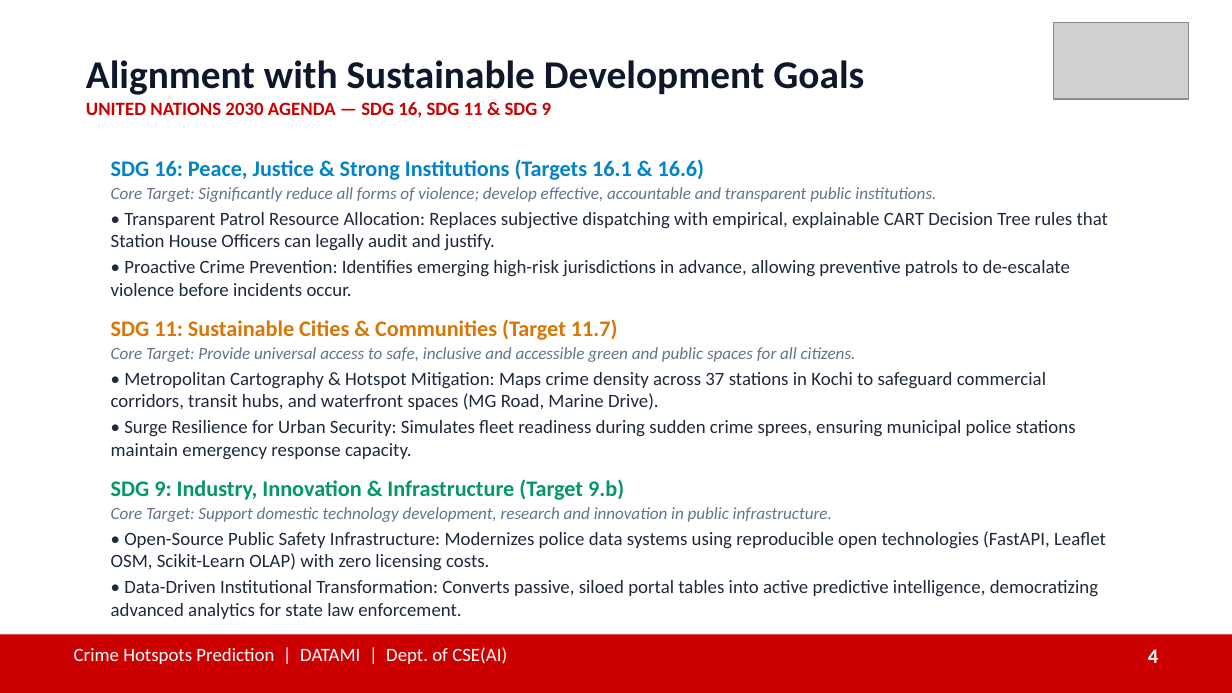
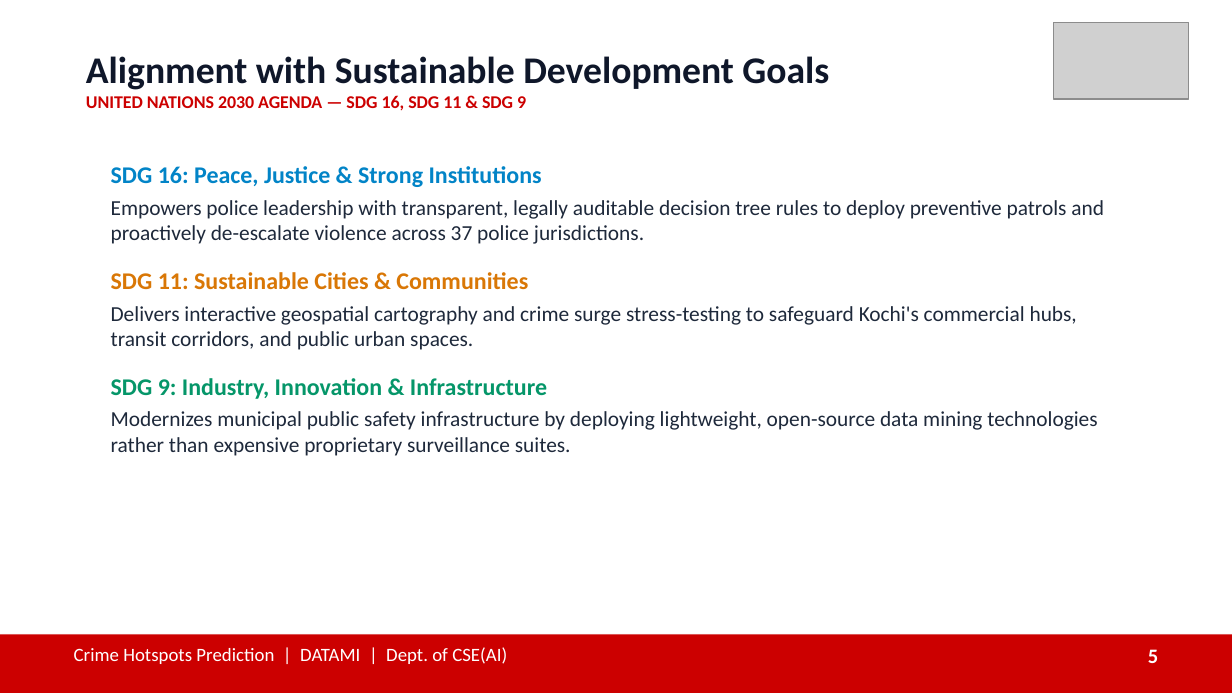
Before and after one commit to JVN321/DATAMI, a slide deck: slide 5 of presentation/Crime_Hotspots_Prediction_DATAMI.pptx (slide 4 before the commit). Drawn at 1232x693 pixels with LibreOffice and Linux fonts; fonts in the diff are those of the drawing; grey boxes stand for pictures. Boxes give left, top, right and bottom in pixels: in the first picture for what was removed or moved away, otherwise in the second. Text is boxed around its words. In the diff, an @@ line names an element or a change of style, - is before the commit and + after.

```diff
--- a/presentation/Crime_Hotspots_Prediction_DATAMI.pptx
+++ b/presentation/Crime_Hotspots_Prediction_DATAMI.pptx
@@ text "Alignment with Sustainable Development Goals" at (86, 56, 829, 111): size 23 to 22 pt in "Alignment with Sustainable Development Goals"; size 11 to 10.5 pt in "UNITED NATIONS 2030 AGENDA — SDG 16, ..." @@
@@ text at (111, 166, 1104, 456): text changed; size 11 to 12.5 pt @@
-SDG 16: Peace, Justice & Strong Institutions (Targets 16.1 & 16.6)
-Core Target: Significantly reduce all forms of violence; develop effective, accountable and transparent public institutions.
-• Transparent Patrol Resource Allocation: Replaces subjective dispatching with empirical, explainable CART Decision Tree rules that Station House Officers can legally audit and justify.
-• Proactive Crime Prevention: Identifies emerging high-risk jurisdictions in advance, allowing preventive patrols to de-escalate violence before incidents occur.
-SDG 11: Sustainable Cities & Communities (Target 11.7)
-Core Target: Provide universal access to safe, inclusive and accessible green and public spaces for all citizens.
-• Metropolitan Cartography & Hotspot Mitigation: Maps crime density across 37 stations in Kochi to safeguard commercial corridors, transit hubs, and waterfront spaces (MG Road, Marine Drive).
-• Surge Resilience for Urban Security: Simulates fleet readiness during sudden crime sprees, ensuring municipal police stations maintain emergency response capacity.
-SDG 9: Industry, Innovation & Infrastructure (Target 9.b)
-Core Target: Support domestic technology development, research and innovation in public infrastructure.
-• Open-Source Public Safety Infrastructure: Modernizes police data systems using reproducible open technologies (FastAPI, Leaflet OSM, Scikit-Learn OLAP) with zero licensing costs.
-• Data-Driven Institutional Transformation: Converts passive, siloed portal tables into active predictive intelligence, democratizing advanced analytics for state law enforcement.
+SDG 16: Peace, Justice & Strong Institutions
+Empowers police leadership with transparent, legally auditable decision tree rules to deploy preventive patrols and proactively de-escalate violence across 37 police jurisdictions.
+SDG 11: Sustainable Cities & Communities
+Delivers interactive geospatial cartography and crime surge stress-testing to safeguard Kochi's commercial hubs, transit corridors, and public urban spaces.
+SDG 9: Industry, Innovation & Infrastructure
+Modernizes municipal public safety infrastructure by deploying lightweight, open-source data mining technologies rather than expensive proprietary surveillance suites.
@@ text at (1148, 649, 1158, 663): text changed @@
-4
+5
```
Also in this commit, not shown: 15 other slides changed, 4 slides added, 1 slide removed, 25 other files.
